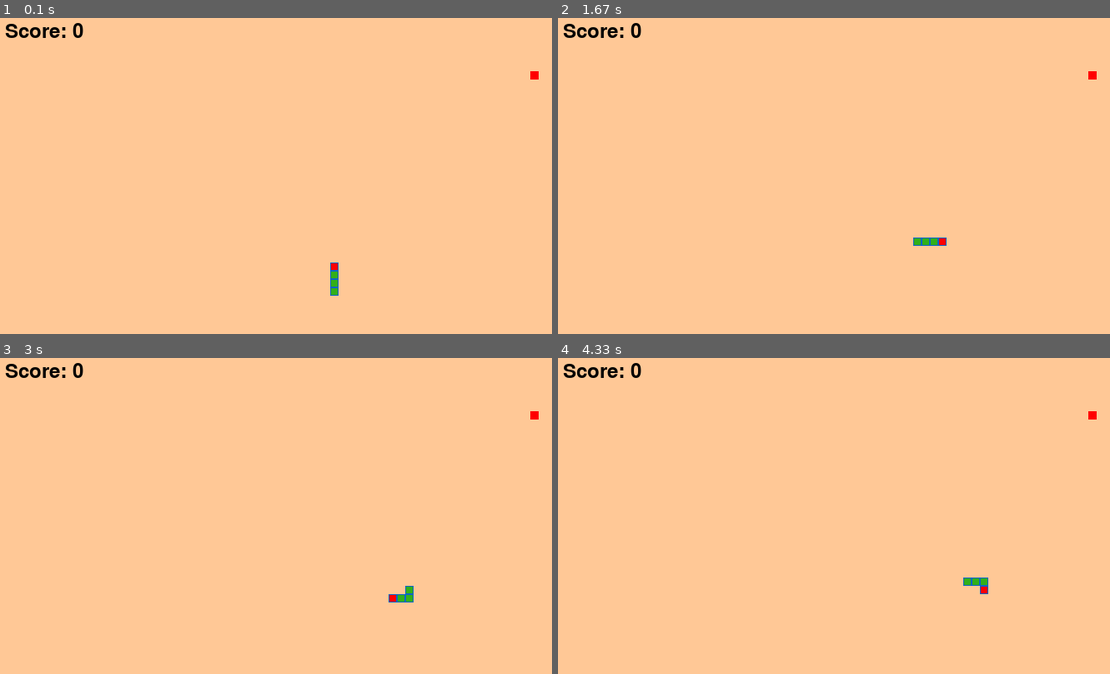
Above: before the commit, frames 1-4 (two rows, left to right).
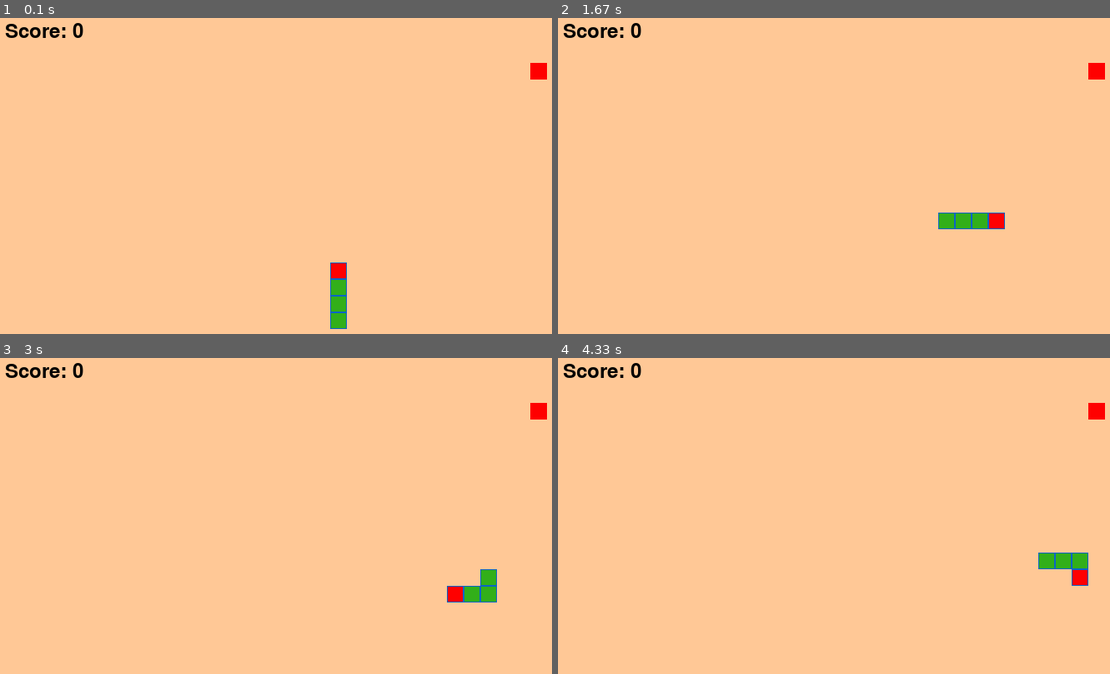
Above: after the commit, the same moments.

Repository: l-Braden-l/Snake_Pygame
Game: pygame game, started from thing.py
Same seed, same stepped clock (60 frames per second), same inputs: the game is played once before the commit and once after it.
Inputs:
- Up to frame 1 (0.1 s): no input
- Up to frame 2 (1.67 s): hold Right 0.33-0.8 s; hold Up 0.83-1.13 s; hold Right 1.17-1.63 s
- Up to frame 3 (3 s): hold Down 2.23-2.53 s; hold Left 2.57-2.97 s
- Up to frame 4 (4.33 s): hold Up 3-3.37 s; hold Right 3.4-4.03 s; hold Down from 4.07 s (still down)

The runs differ from the first frame. In frame 1, 0.6% of the frame differs, in the area x 59-100%, y 14-99%; in frame 2, 0.9%, in the area x 64-100%, y 14-73%; in frame 3, 0.9%; in frame 4, 0.9%.

Commit message:
Update thing.py

Diff:
--- a/thing.py
+++ b/thing.py
@@ -13,7 +13,7 @@
 # Window Parameters
 SCREEN_WIDTH = 800
 SCREEN_HEIGHT = 600
-CELL_SIZE = 10
+CELL_SIZE = 20
 TITLE = "Snake Game"
 
 # Create window
